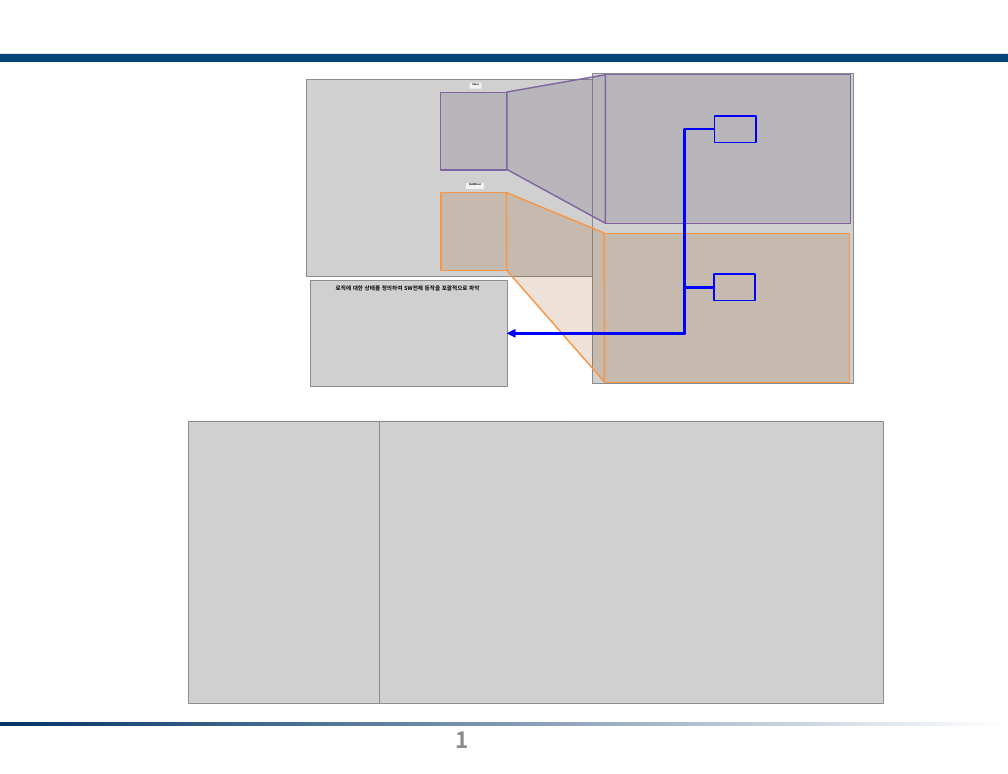
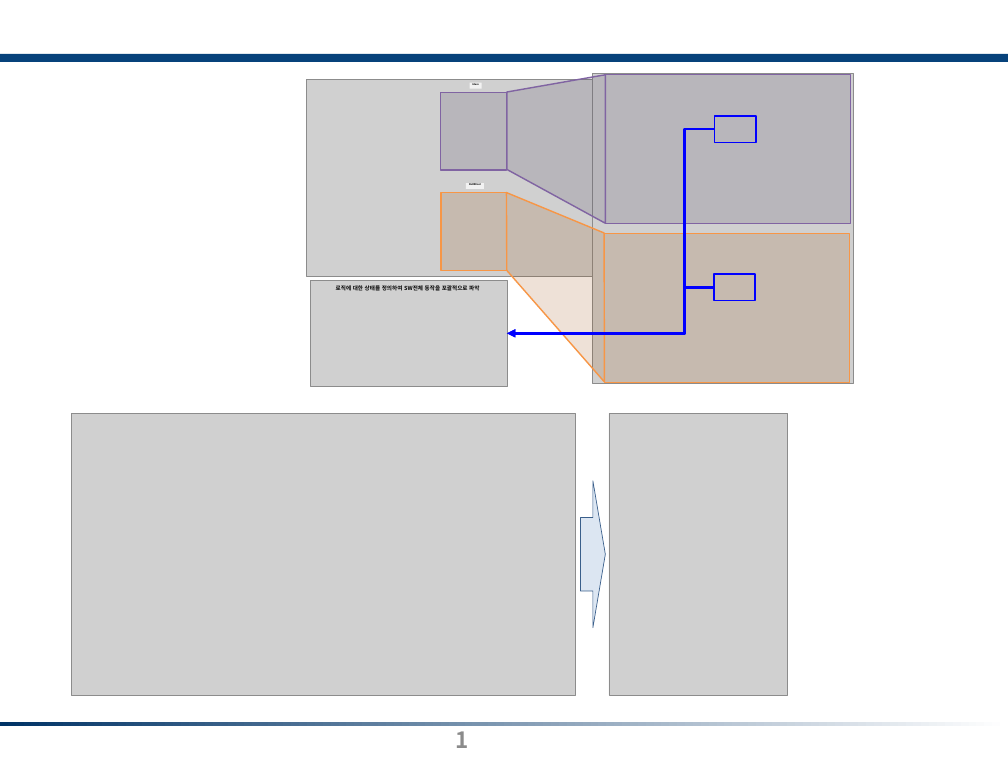
Before and after one commit to chuldongshim/webpage50815, a slide deck: slide 1 of static/assets/1_process_img.pptx. Drawn at 1008x774 pixels with LibreOffice and Linux fonts; fonts in the diff are those of the drawing; grey boxes stand for pictures. Boxes give left, top, right and bottom in pixels: in the first picture for what was removed or moved away, otherwise in the second. Text is boxed around its words. In the diff, an @@ line names an element or a change of style, - is before the commit and + after.

```diff
--- a/static/assets/1_process_img.pptx
+++ b/static/assets/1_process_img.pptx
@@ picture: place and size @@
-picture at (380, 421, 884, 703)
+picture at (72, 413, 576, 695)
@@ rectangle added at (72, 413, 788, 695), fill #FFFFFF @@
@@ picture: place and size @@
-picture at (188, 421, 575, 703)
+picture at (609, 413, 787, 695)
@@ right arrow added at (581, 481, 605, 627), fill #DCE6F2, outline #3A5F8C 1 pt @@
```
Also in this commit, not shown: 15 other files.
